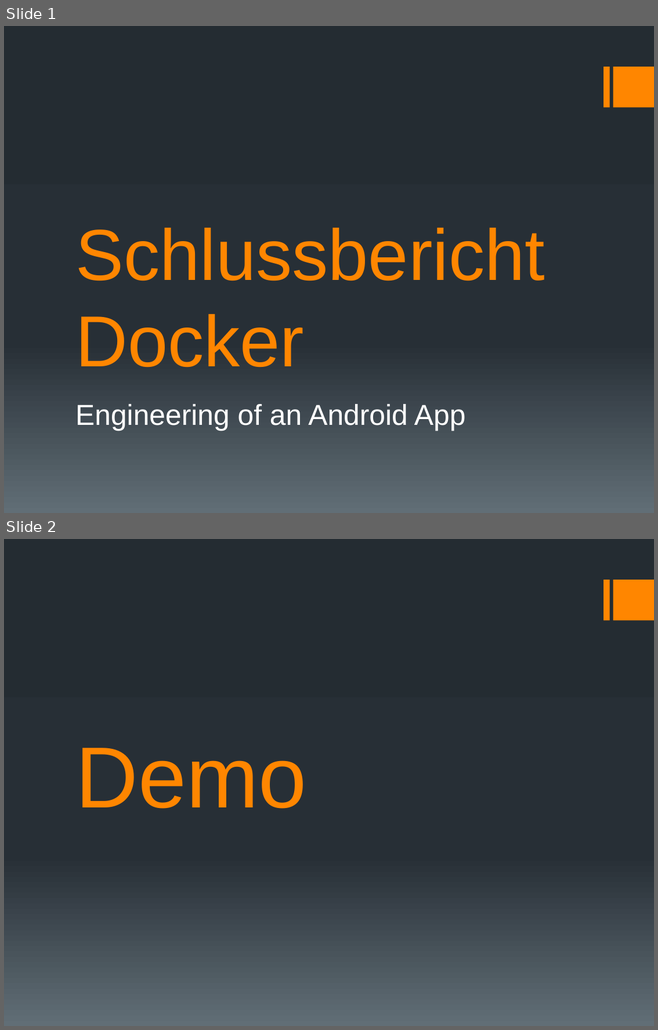
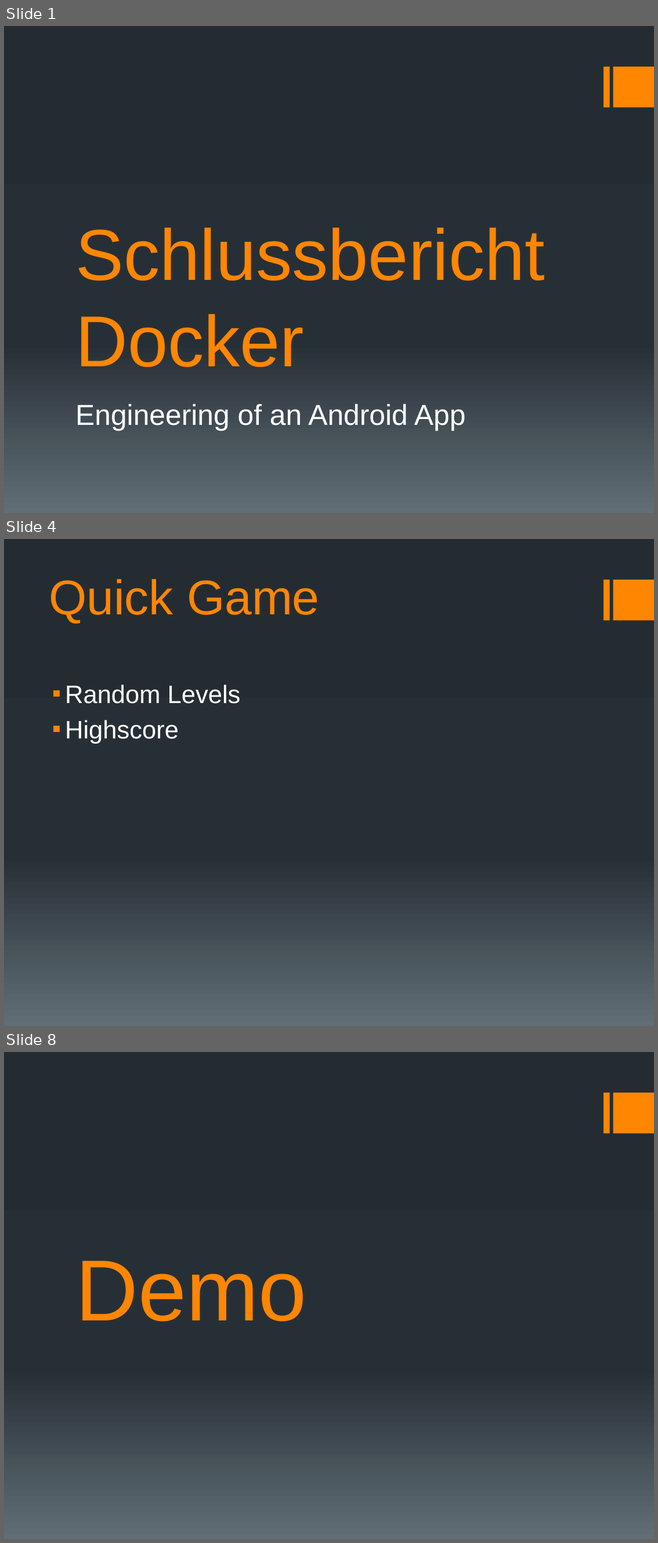
Before and after one commit to docker-apps/Docker, a slide deck: Documents/Schlusspräsentation/Schlussbericht_Präsentation_v1.pptx. Shown one above the other, each under a label of ours: slides 1 and 2 before the commit, slides 1, 4 and 8 after it; the slides between them are not shown. The pictures are 658x1030 and 658x1543 pixels, drawn with LibreOffice and Linux fonts; fonts in the diff are those of the drawing. Boxes give left, top, right and bottom in pixels: in the first picture for what was removed or moved away, otherwise in the second. Text is boxed around its words. In the diff, an @@ line names an element or a change of style, - is before the commit and + after.

```diff
--- a/Documents/Schlusspräsentation/Schlussbericht_Präsentation_v1.pptx
+++ b/Documents/Schlusspräsentation/Schlussbericht_Präsentation_v1.pptx
@@ slide 4 added at <box>4,539,654,1026</box>, background gradient #242C33 to #273037 to #636D76; not listed: 2 template elements that a slide beside it also shows @@
@@ title added at <box>49,579,320,623</box>, 54 pt, text #FF8600 @@
+Quick Game
@@ text added at <box>65,685,241,744</box>, 28 pt, text #FFFFFF @@
+▪ Random Levels
+▪ Highscore
@@ what was slide 2 is now slide 8 @@
```
Also in this commit, not shown: 7 other slides added, 19 slides removed, 2 other files.
